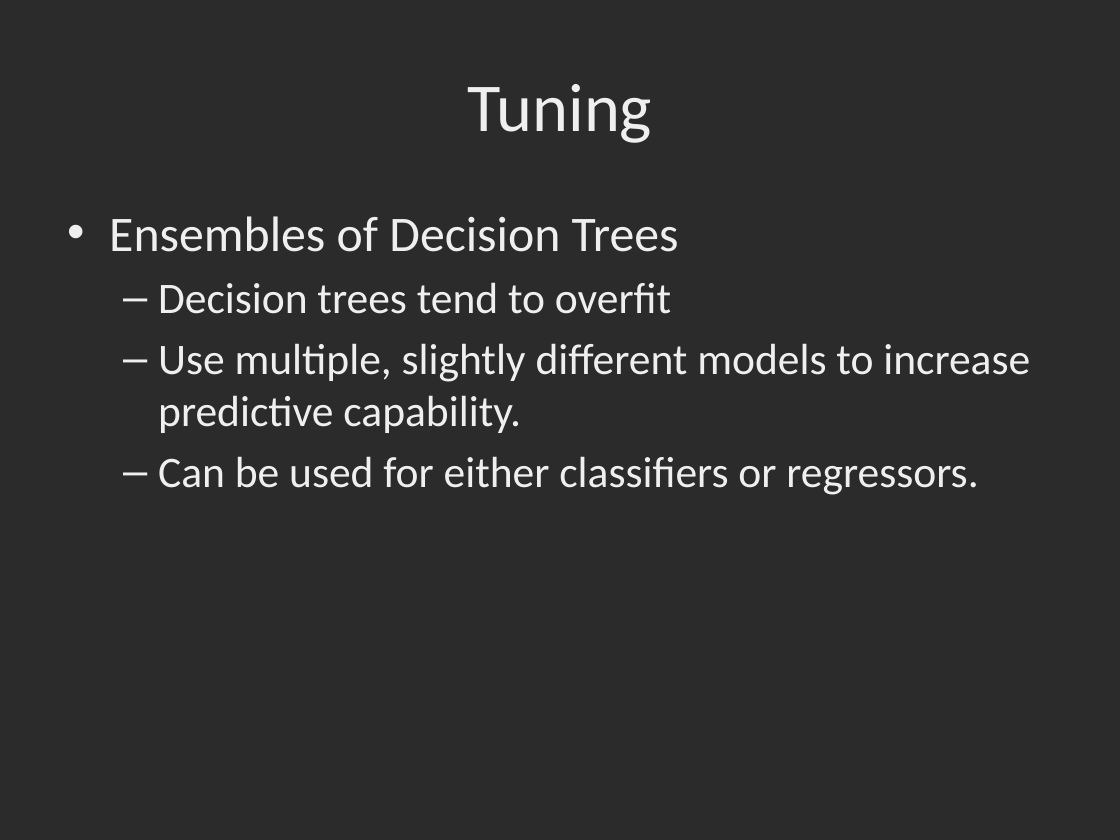
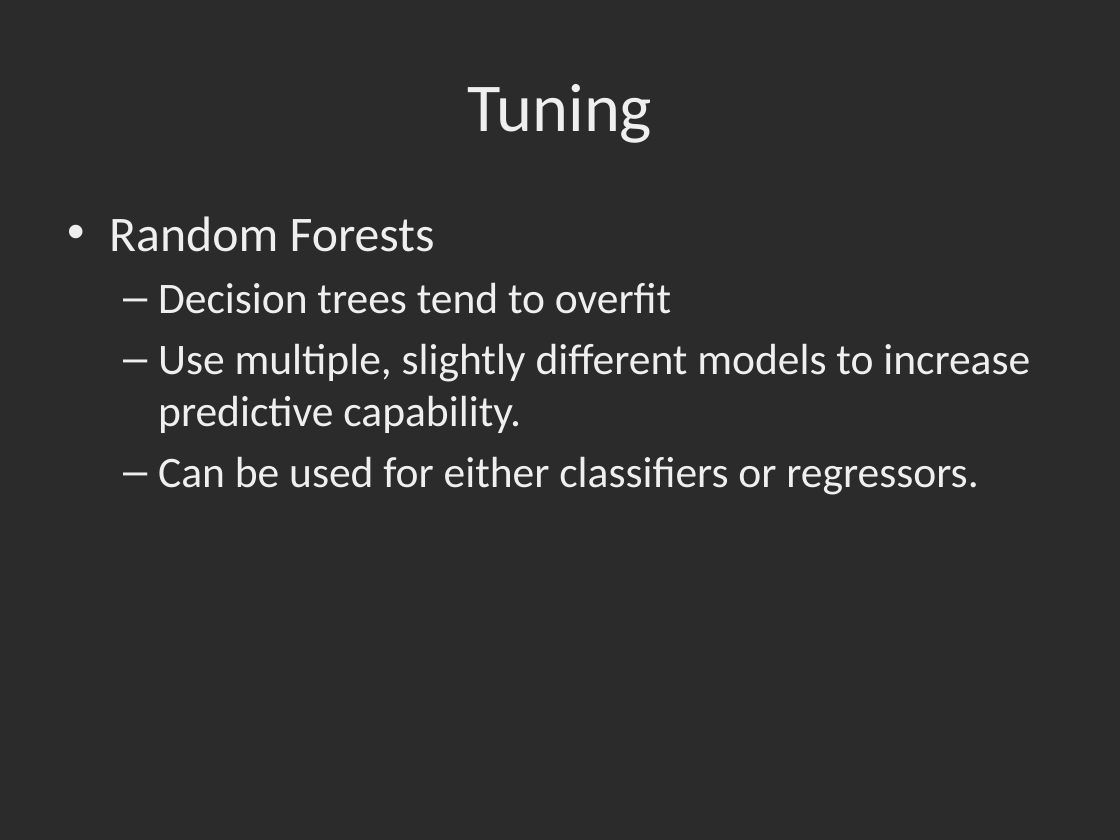
Before and after one commit to dbowmans46/PracticalProgramming, a slide deck: slide 113 of Session 7 - Python/Instructional Material/Session 7 - Python Brief Intro to Machine Learning with Scikit Learn.pptx (slide 107 before the commit). Drawn at 1120x840 pixels with LibreOffice and Linux fonts; fonts in the diff are those of the drawing; background and template pictures are left out; a plain dark background stands for a picture behind light text. Boxes give left, top, right and bottom in pixels: in the first picture for what was removed or moved away, otherwise in the second. Text is boxed around its words. In the diff, an @@ line names an element or a change of style, - is before the commit and + after.

Commit message:
Decision tree slides, ensemble slide skeleton.

```diff
--- a/Session 7 - Python/Instructional Material/Session 7 - Python Brief Intro to Machine Learning with Scikit Learn.pptx
+++ b/Session 7 - Python/Instructional Material/Session 7 - Python Brief Intro to Machine Learning with Scikit Learn.pptx
@@ text at (109,216,435,252): text changed @@
-• Ensembles of Decision Trees
+• Random Forests
```
Also in this commit, not shown: 5 other slides changed, 13 slides added, 4 slides removed.
